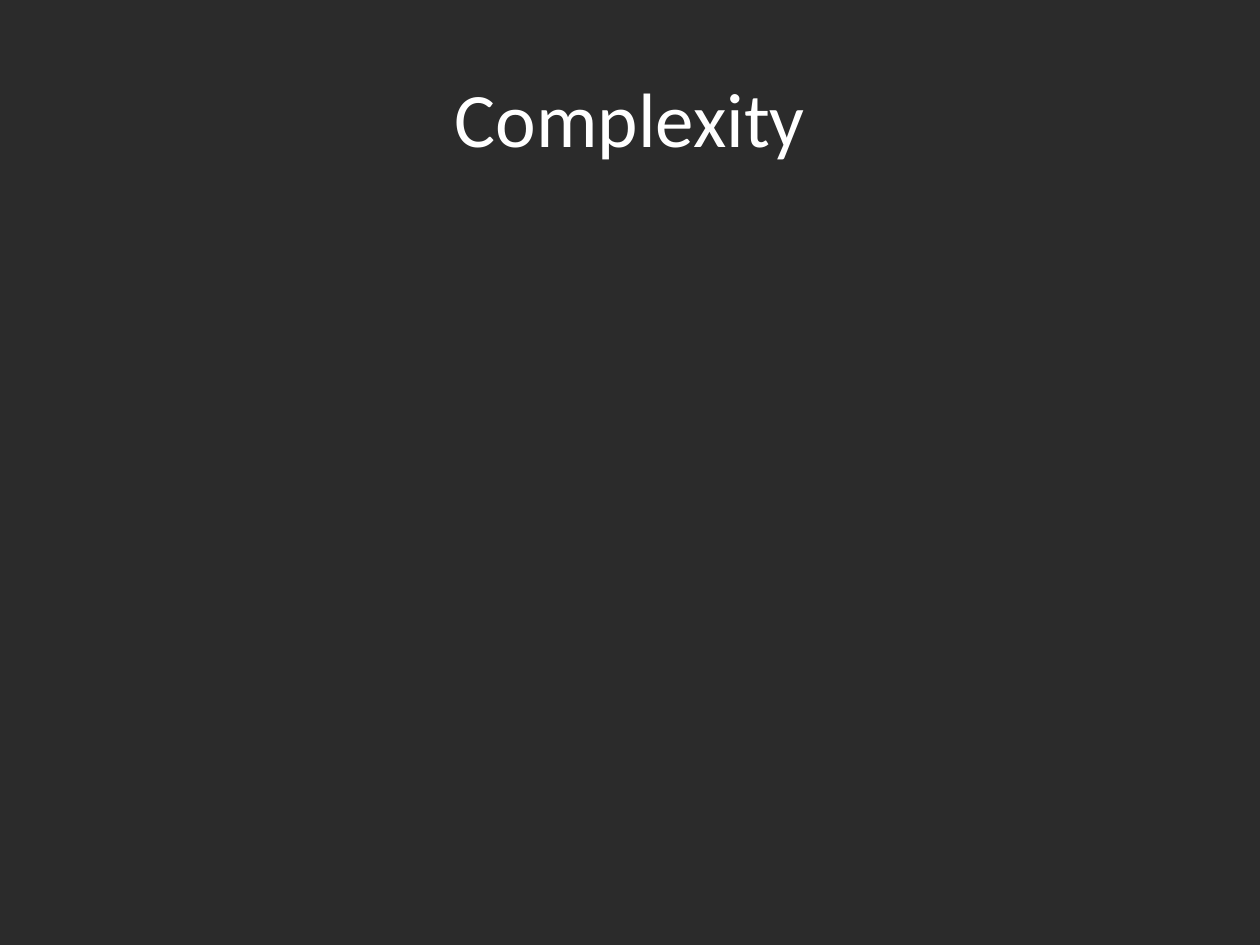
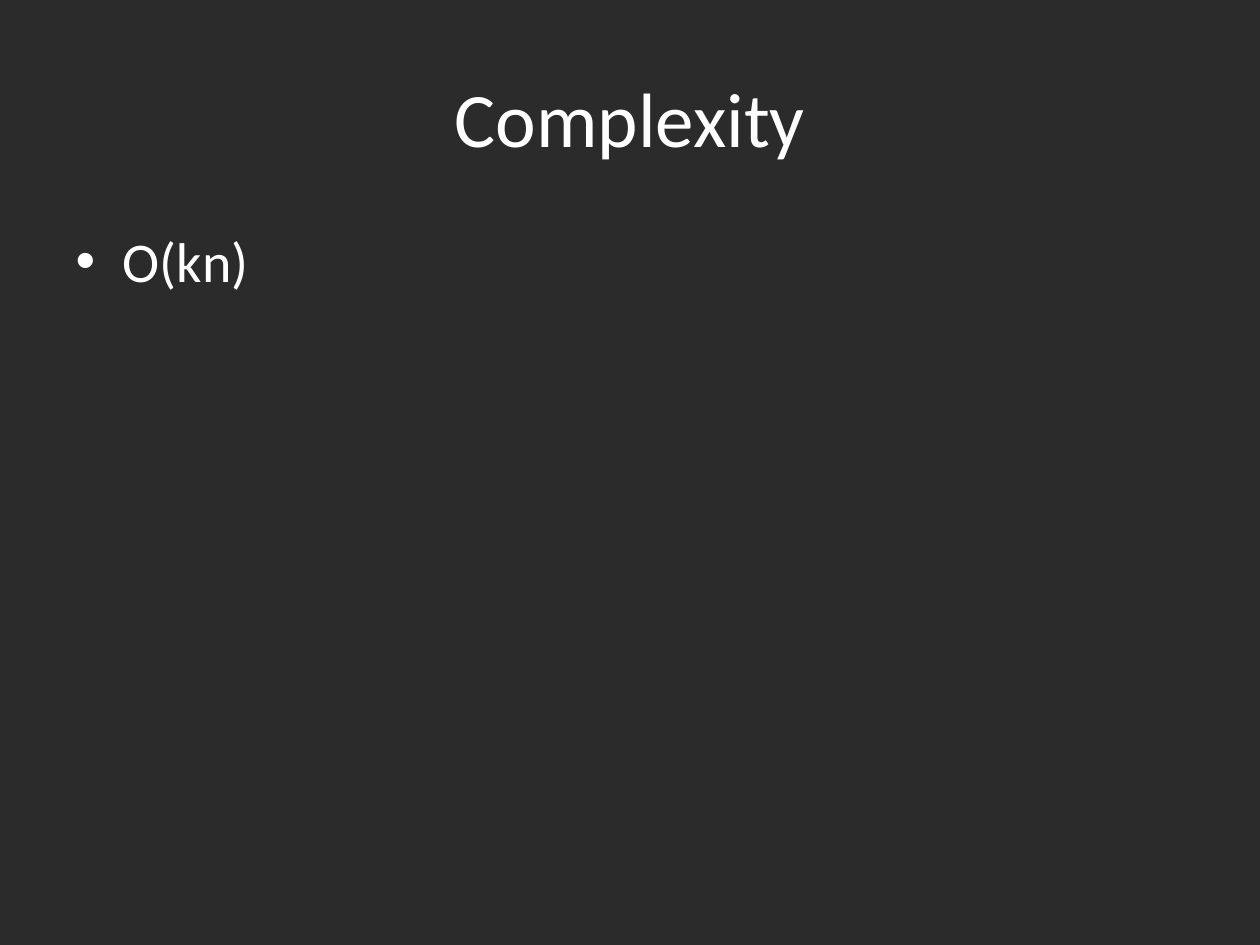
Before and after one commit to hyoshid1/project375, a slide deck: slide 5 of presentation.pptx. Drawn at 1260x945 pixels with LibreOffice and Linux fonts; fonts in the diff are those of the drawing; background and template pictures are left out; a plain dark background stands for a picture behind light text. Boxes give left, top, right and bottom in pixels: in the first picture for what was removed or moved away, otherwise in the second. Text is boxed around its words. In the diff, an @@ line names an element or a change of style, - is before the commit and + after.

```diff
--- a/presentation.pptx
+++ b/presentation.pptx
@@ text added at (x1=123, y1=241, x2=249, y2=290), 32 pt, text #FFFFFF @@
+• O(kn)
```
Also in this commit, not shown: 4 other slides changed.
